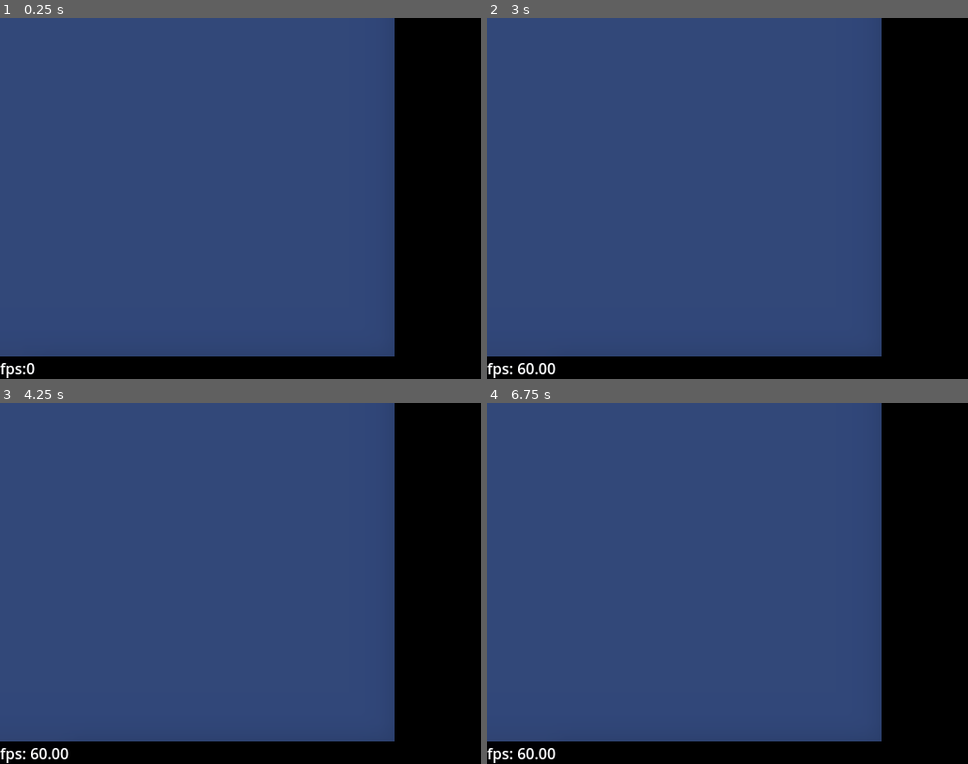
Above: before the commit, frames 1-4 (two rows, left to right).
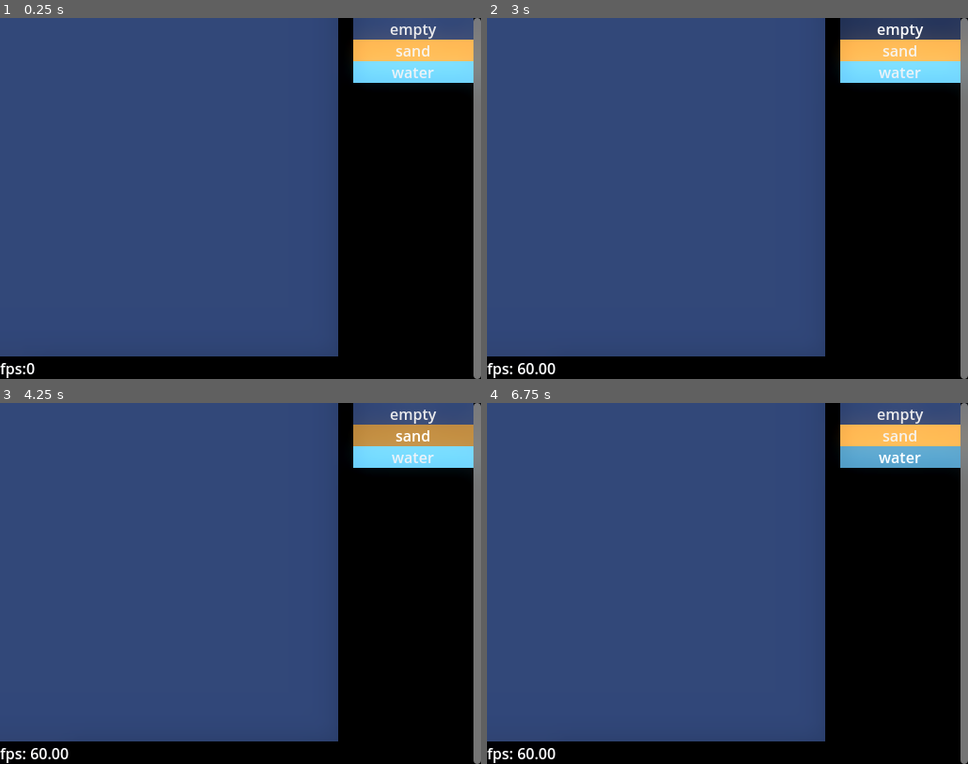
Above: after the commit, the same moments.

Repository: kiwijuice56/sand-spoon
Game: Godot game, scene res://main/main.tscn
Two runs of this game, one before a commit and one after it. Both use one fixed random seed, a clock stepped at 60 frames per second and the inputs below.
Inputs (mouse positions are in pixels of both pictures, inside the frame that each line leads up to):
- Up to frame 1 (0.25 s): no input
- Up to frame 2 (3 s): click (900, 28) at 0.5 s, where only the run after the commit has a clickable "empty"; click (900, 50) at 1.25 s, where only the run after the commit has a clickable "sand"; click (900, 72) at 2 s, where only the run after the commit has a clickable "water"; click (900, 28) at 2.75 s, where only the run after the commit has a clickable "empty"
- Up to frame 3 (4.25 s): click (413, 435) at 3.5 s, where only the run after the commit has a clickable "sand"
- Up to frame 4 (6.75 s): click (900, 457) at 4.25 s, where only the run after the commit has a clickable "water"; click (900, 413) at 5 s, where only the run after the commit has a clickable "empty"; click (900, 435) at 5.75 s, where only the run after the commit has a clickable "sand"; click (900, 457) at 6.5 s, where only the run after the commit has a clickable "water"

The runs differ from the first frame. In frame 1, 15% of the frame differs, in the area x 70-100%, y 0-100%; in frame 2, 15%; in frame 3, 15%; in frame 4, 15%.

Commit message:
Basic UI

Diff:
--- a/main/main.tscn
+++ b/main/main.tscn
@@ -7,6 +7,7 @@
 [ext_resource type="Resource" uid="uid://bv0qbdwy81m1a" path="res://main/simulation/element/empty/empty.tres" id="4_oq8j5"]
 [ext_resource type="Resource" uid="uid://ypa8f347pjrs" path="res://main/simulation/element/liquid/water/water.tres" id="5_4oxmv"]
 [ext_resource type="Resource" uid="uid://bpc02af8uq6kh" path="res://main/simulation/element/solid/powder/sand/sand.tres" id="5_57l7a"]
+[ext_resource type="PackedScene" uid="uid://p1cupggik6ba" path="res://main/ui/element_selector/element_selector.tscn" id="8_vvhhn"]
 
 [sub_resource type="Environment" id="Environment_f0vau"]
 background_mode = 3
@@ -31,20 +32,21 @@
 environment = SubResource("Environment_f0vau")
 
 [node name="Simulation" type="TextureRect" parent="."]
-offset_right = 420.0
+offset_right = 360.0
 offset_bottom = 360.0
 size_flags_horizontal = 0
 size_flags_vertical = 2
 texture = SubResource("ImageTexture_guoq1")
 script = ExtResource("1_7t74s")
-simulation_size = Vector2i(84, 72)
+simulation_size = Vector2i(72, 72)
 simulation_scale = 5
 chunk_size = 12
 elements = Array[ExtResource("2_55j5a")]([ExtResource("4_oq8j5"), ExtResource("5_57l7a"), ExtResource("5_4oxmv")])
 
-[node name="Painter" type="Node" parent="Simulation" node_paths=PackedStringArray("sim")]
+[node name="Painter" type="Node" parent="Simulation" node_paths=PackedStringArray("sim", "selector")]
 script = ExtResource("3_3diiu")
 sim = NodePath("..")
+selector = NodePath("../../ElementSelector")
 brush_radius = 6
 line_step = 0.25
 
@@ -55,3 +57,6 @@
 offset_left = 0.0
 offset_right = 40.0
 grow_horizontal = 1
+
+[node name="ElementSelector" parent="." node_paths=PackedStringArray("sim") instance=ExtResource("8_vvhhn")]
+sim = NodePath("../Simulation")
--- a/main/painter/painter.gd
+++ b/main/painter/painter.gd
@@ -1,12 +1,20 @@
 class_name Painter extends Node
 
 @export var sim: Simulation
+@export var selector: ElementSelector
+
 @export var brush_radius: int
 @export var line_step: float = 0.5
 
 var current_element: String = "sand"
 var is_tapping: bool = false
 var tap_start: Vector2i
+
+func _ready() -> void:
+	selector.element_selected.connect(_on_element_selected)
+
+func _on_element_selected(element: Element) -> void:
+	current_element = element.unique_name
 
 func _process(_delta: float) -> void:
 	if Input.is_action_pressed("tap"):
--- a/main/simulation/element/liquid/water/water.tres
+++ b/main/simulation/element/liquid/water/water.tres
@@ -11,7 +11,7 @@
 [resource]
 script = ExtResource("1_unh5v")
 color_gradient = SubResource("GradientTexture1D_3kkdy")
-viscosity = 0.2
+viscosity = 0.1
 unique_name = "water"
 color = Color(0.41, 0.783667, 1, 1)
-skip_proportion = 0.6
+skip_proportion = 0.3
--- /dev/null
+++ b/main/ui/element_selector/element_button/element_button.gd
@@ -0,0 +1,17 @@
+class_name ElementButton extends Button
+
+func initialize(element: Element) -> void:
+	text = element.unique_name
+
+	var base_style: StyleBoxFlat = get_theme_stylebox("normal").duplicate()
+	base_style.bg_color = element.color
+
+	var hover_style: StyleBoxFlat = base_style.duplicate()
+	hover_style.bg_color = element.color.lightened(0.25)
+
+	var press_style: StyleBoxFlat = base_style.duplicate()
+	hover_style.bg_color = element.color.darkened(0.25)
+
+	add_theme_stylebox_override("normal", base_style)
+	add_theme_stylebox_override("hover", hover_style)
+	add_theme_stylebox_override("pressed", press_style)
--- /dev/null
+++ b/main/ui/element_selector/element_button/element_button.tscn
@@ -0,0 +1,18 @@
+[gd_scene load_steps=5 format=3 uid="uid://dunjk1ufcu5am"]
+
+[ext_resource type="Script" path="res://main/ui/element_selector/element_button/element_button.gd" id="1_hqlin"]
+
+[sub_resource type="StyleBoxFlat" id="StyleBoxFlat_rdljj"]
+
+[sub_resource type="StyleBoxFlat" id="StyleBoxFlat_68s1g"]
+
+[sub_resource type="StyleBoxFlat" id="StyleBoxFlat_a5ys0"]
+
+[node name="ElementButton" type="Button"]
+custom_minimum_size = Vector2(128, 0)
+focus_mode = 0
+theme_override_styles/hover = SubResource("StyleBoxFlat_rdljj")
+theme_override_styles/pressed = SubResource("StyleBoxFlat_68s1g")
+theme_override_styles/normal = SubResource("StyleBoxFlat_a5ys0")
+text = "sand"
+script = ExtResource("1_hqlin")
--- /dev/null
+++ b/main/ui/element_selector/element_selector.gd
@@ -0,0 +1,21 @@
+class_name ElementSelector extends ScrollContainer
+
+signal element_selected(element: Element)
+
+@export var sim: Simulation
+@export var element_button_scene: PackedScene
+
+func _ready() -> void:
+	update_element_buttons()
+
+func _on_element_selected(element: Element) -> void:
+	element_selected.emit(element)
+
+func update_element_buttons() -> void:
+	for child in %ElementButtonContainer.get_children():
+		child.queue_free()
+	for element in sim.elements:
+		var new_button: ElementButton = element_button_scene.instantiate()
+		%ElementButtonContainer.add_child(new_button)
+		new_button.initialize(element)
+		new_button.pressed.connect(_on_element_selected.bind(element))
--- /dev/null
+++ b/main/ui/element_selector/element_selector.tscn
@@ -0,0 +1,22 @@
+[gd_scene load_steps=3 format=3 uid="uid://p1cupggik6ba"]
+
+[ext_resource type="Script" path="res://main/ui/element_selector/element_selector.gd" id="1_kpay8"]
+[ext_resource type="PackedScene" uid="uid://dunjk1ufcu5am" path="res://main/ui/element_selector/element_button/element_button.tscn" id="2_72xpa"]
+
+[node name="ElementSelector" type="ScrollContainer"]
+anchors_preset = 11
+anchor_left = 1.0
+anchor_right = 1.0
+anchor_bottom = 1.0
+offset_left = -8.0
+grow_horizontal = 0
+grow_vertical = 2
+horizontal_scroll_mode = 0
+vertical_scroll_mode = 2
+script = ExtResource("1_kpay8")
+element_button_scene = ExtResource("2_72xpa")
+
+[node name="ElementButtonContainer" type="VBoxContainer" parent="."]
+unique_name_in_owner = true
+layout_mode = 2
+theme_override_constants/separation = 0
--- a/project.godot
+++ b/project.godot
@@ -13,6 +13,7 @@
 config/name="chaos-sands"
 run/main_scene="res://main/main.tscn"
 config/features=PackedStringArray("4.3", "GL Compatibility")
+run/max_fps=60
 config/icon="res://icon.svg"
 
 [debug]
Not shown: 1 places in main/main.tscn that only renumber resources
